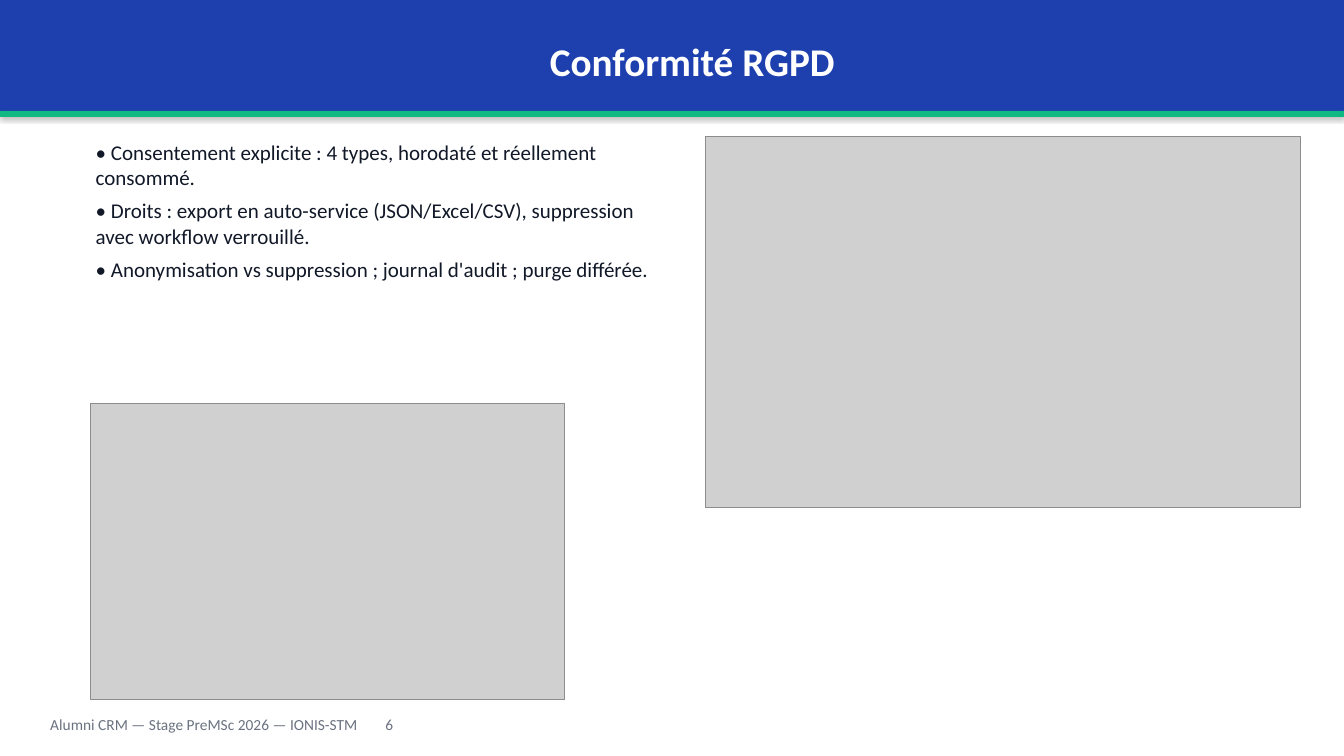
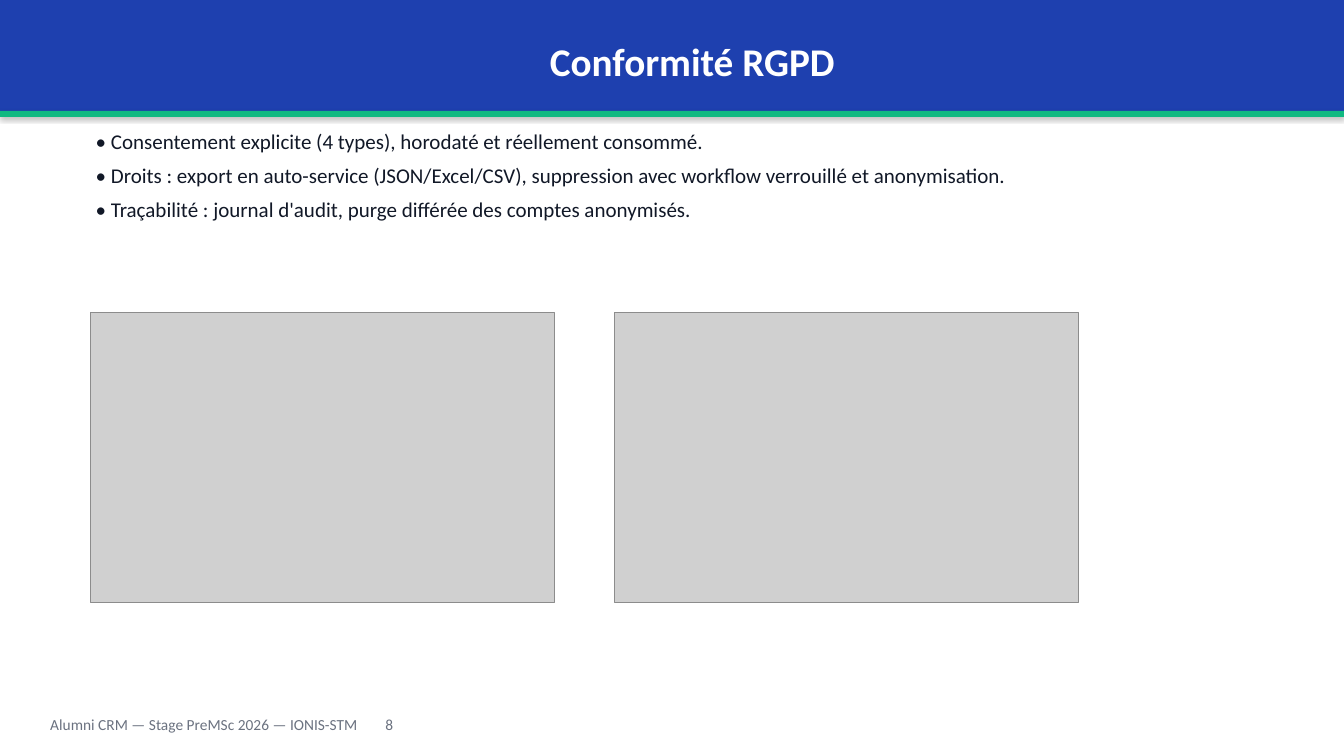
Before and after one commit to Rafikdjm/CRM_IONIS, a slide deck: slide 8 of Rapport/Soutenance - Alumni CRM - PreMSc 2026.pptx (slide 6 before the commit). Drawn at 1344x756 pixels with LibreOffice and Linux fonts; fonts in the diff are those of the drawing; grey boxes stand for pictures. Boxes give left, top, right and bottom in pixels: in the first picture for what was removed or moved away, otherwise in the second. Text is boxed around its words. In the diff, an @@ line names an element or a change of style, - is before the commit and + after.

```diff
--- a/Rapport/Soutenance - Alumni CRM - PreMSc 2026.pptx
+++ b/Rapport/Soutenance - Alumni CRM - PreMSc 2026.pptx
@@ text at (x1=111, y1=134, x2=1005, y2=221): text changed @@
-• Consentement explicite : 4 types, horodaté et réellement consommé.
-• Droits : export en auto-service (JSON/Excel/CSV), suppression avec workflow verrouillé.
-• Anonymisation vs suppression ; journal d'audit ; purge différée.
+• Consentement explicite (4 types), horodaté et réellement consommé.
+• Droits : export en auto-service (JSON/Excel/CSV), suppression avec workflow verrouillé et anonymisation.
+• Traçabilité : journal d'audit, purge différée des comptes anonymisés.
@@ picture resized from (x1=91, y1=403, x2=565, y2=700) to (x1=91, y1=313, x2=555, y2=603) @@
@@ picture resized from (x1=706, y1=136, x2=1301, y2=508) to (x1=615, y1=313, x2=1079, y2=603) @@
@@ text at (x1=50, y1=719, x2=393, y2=733): text changed @@
-Alumni CRM — Stage PreMSc 2026 — IONIS-STM 6
+Alumni CRM — Stage PreMSc 2026 — IONIS-STM 8
```
Also in this commit, not shown: 7 other slides changed, 3 slides added, 1 slide removed, 1 other file.
